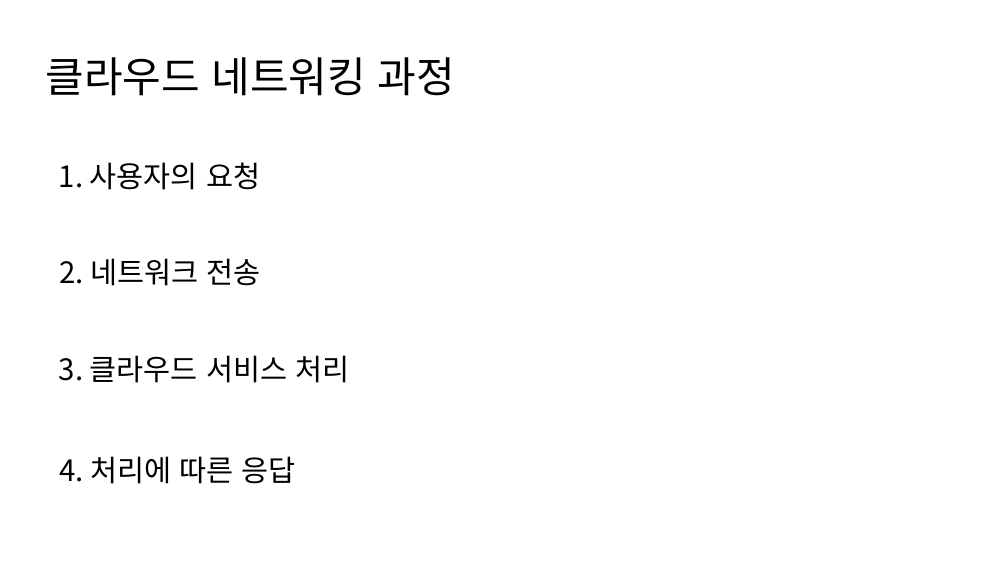
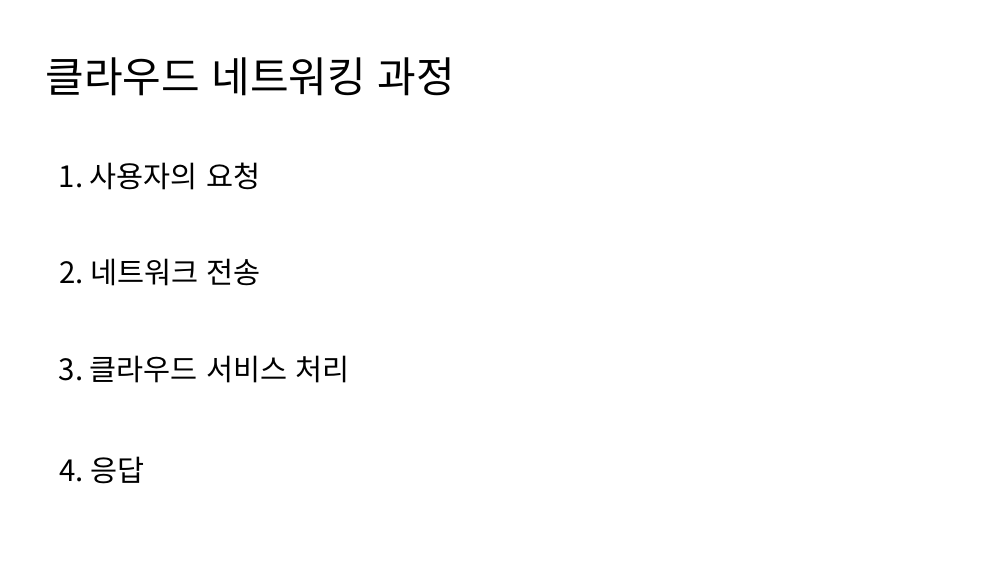
Before and after one commit to gangtaeg/cloud, a slide deck: slide 7 of 클라우드 네트워킹.pptx. Drawn at 1008x567 pixels with LibreOffice and Linux fonts; fonts in the diff are those of the drawing. Boxes give left, top, right and bottom in pixels: in the first picture for what was removed or moved away, otherwise in the second. Text is boxed around its words. In the diff, an @@ line names an element or a change of style, - is before the commit and + after.

```diff
--- a/클라우드 네트워킹.pptx
+++ b/클라우드 네트워킹.pptx
@@ text at (x1=59, y1=456, x2=144, y2=484): text changed @@
-4. 처리에 따른 응답
+4. 응답
```
Also in this commit, not shown: 5 other slides changed, 2 slides removed, 19 other files.
